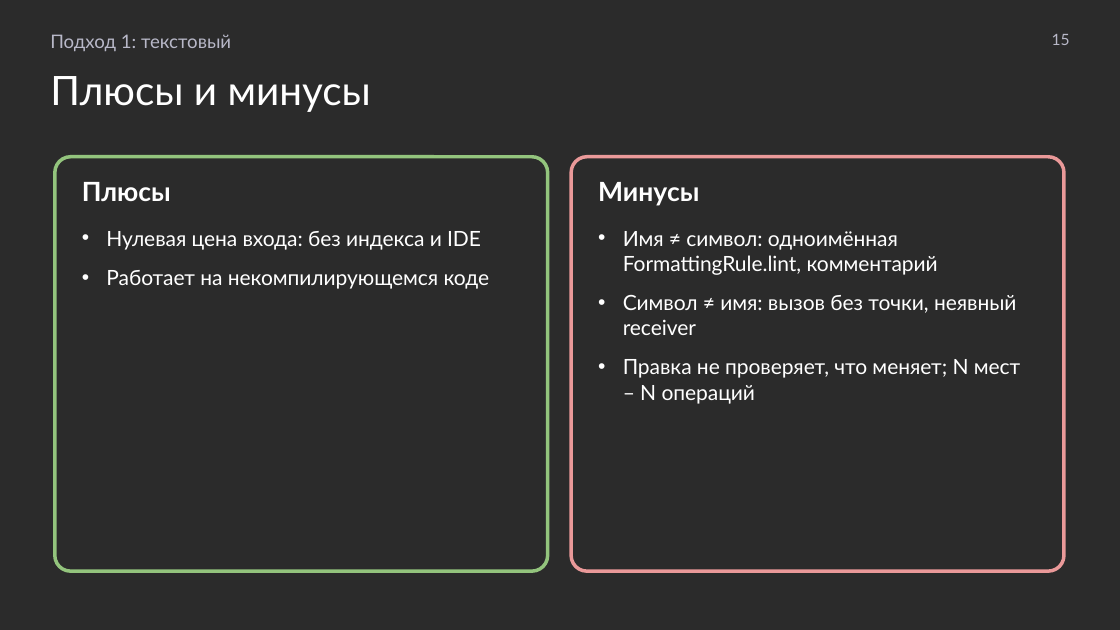
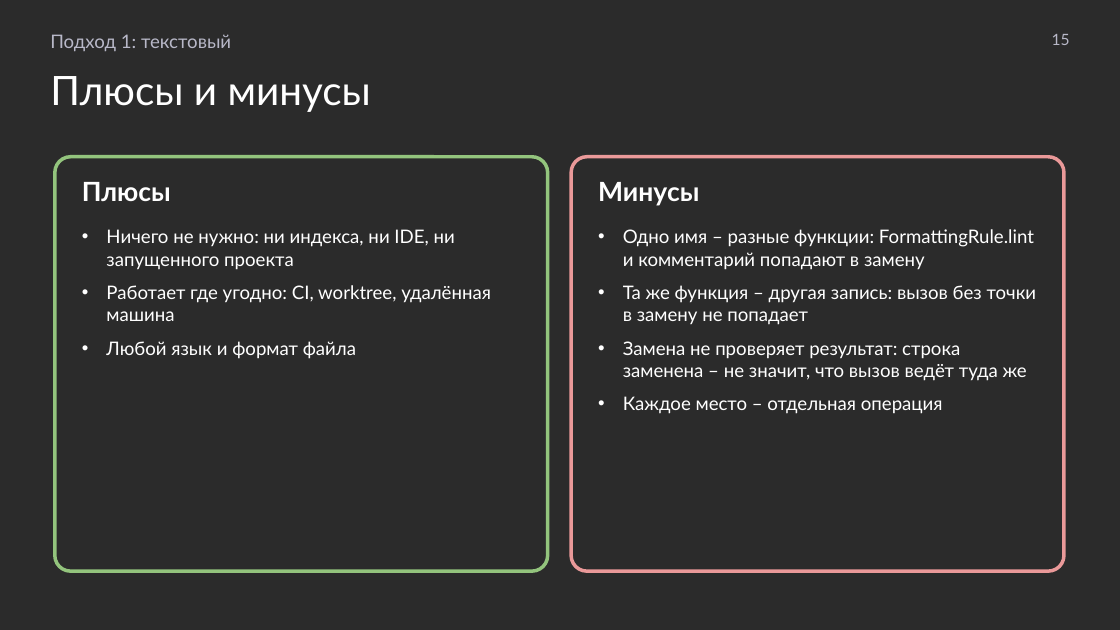
Before and after one commit to MchKosticyn/ide-refactoring-in-ai-agents, a slide deck: slide 15 of Доклад_ Рефакторинг в ИИ-агентах.pptx. Drawn at 1120x630 pixels with LibreOffice and Linux fonts; fonts in the diff are those of the drawing; background and template pictures are left out; a plain dark background stands for a picture behind light text. Boxes give left, top, right and bottom in pixels: in the first picture for what was removed or moved away, otherwise in the second. Text is boxed around its words. In the diff, an @@ line names an element or a change of style, - is before the commit and + after.

```diff
--- a/Доклад_ Рефакторинг в ИИ-агентах.pptx
+++ b/Доклад_ Рефакторинг в ИИ-агентах.pptx
@@ text in rounded rectangle at (x1=106, y1=229, x2=491, y2=359): text changed; size 13.5 to 12 pt @@
-• Нулевая цена входа: без индекса и IDE
-• Работает на некомпилирующемся коде
+• Ничего не нужно: ни индекса, ни IDE, ни запущенного проекта
+• Работает где угодно: CI, worktree, удалённая машина
+• Любой язык и формат файла
@@ text in rounded rectangle at (x1=623, y1=229, x2=1037, y2=414): text changed; size 13.5 to 12 pt @@
-• Имя ≠ символ: одноимённая FormattingRule.lint, комментарий
-• Символ ≠ имя: вызов без точки, неявный receiver
-• Правка не проверяет, что меняет; N мест – N операций
+• Одно имя – разные функции: FormattingRule.lint и комментарий попадают в замену
+• Та же функция – другая запись: вызов без точки в замену не попадает
+• Замена не проверяет результат: строка заменена – не значит, что вызов ведёт туда же
+• Каждое место – отдельная операция
```
Also in this commit, not shown: 26 other slides changed, 1 slide added, 1 other file.
